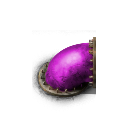
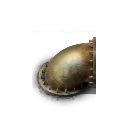
Before/after of a 128 x 128 layered artwork. What changed in the layer stack:
pixels changed over [45, 42, 93, 92] (layer not identified)
